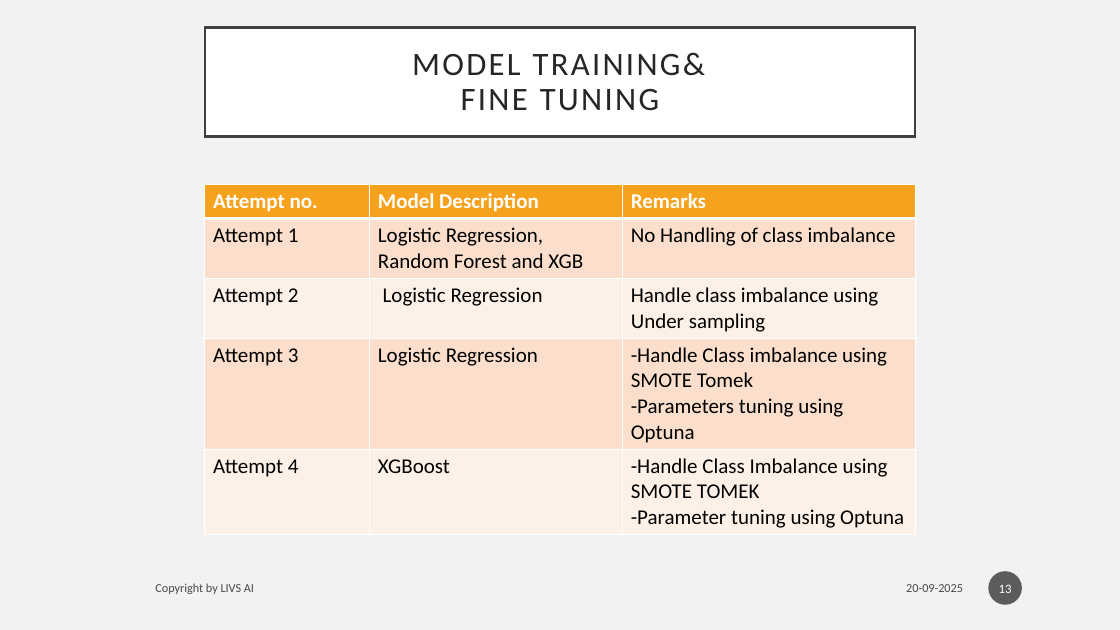
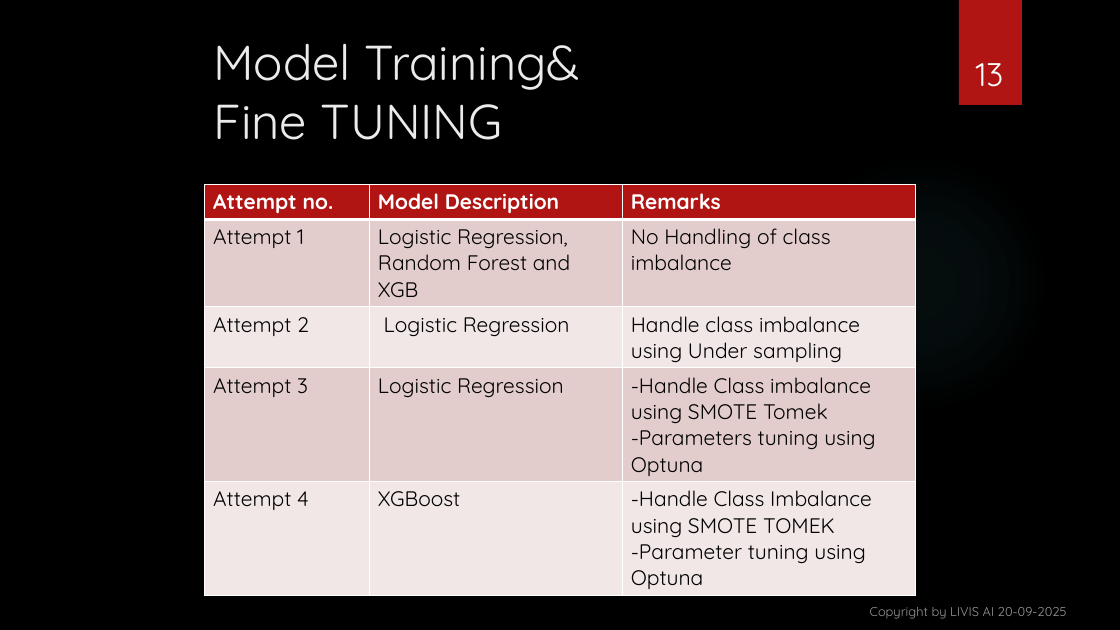
Before and after one commit to vishant1203/Development-of-Credit-Risk-Model-for-Lauki-Finance, a slide deck: slide 13 of presentation/Development of Credit Risk Model for ‘LZ.pptx. Drawn at 1120x630 pixels with LibreOffice and Linux fonts; fonts in the diff are those of the drawing; background and template pictures are left out. Boxes give left, top, right and bottom in pixels: in the first picture for what was removed or moved away, otherwise in the second. Text is boxed around its words. In the diff, an @@ line names an element or a change of style, - is before the commit and + after.

```diff
--- a/presentation/Development of Credit Risk Model for ‘LZ.pptx
+++ b/presentation/Development of Credit Risk Model for ‘LZ.pptx
@@ background #F2F2F2 to picture (left out) @@
@@ title "Model Training& Fine TUNING": place and size @@
-title "Model Training& Fine TUNING" at box(205, 28, 915, 137)
+title "Model Training& Fine TUNING" at box(213, 43, 580, 140)
@@ title "Model Training& Fine TUNING" at box(213, 43, 580, 140): vertical alignment middle to top; fill #FFFFFF to none; outline #404040 2.5 pt to none @@
@@ page number: place and size @@
-page number at box(989, 571, 1023, 605)
+page number at box(976, 63, 1004, 87)
@@ page number at box(976, 63, 1004, 87): size 11 to 28 pt, font Calibri to Quicksand; vertical alignment middle to bottom; fill #1D1D1D at 70% opacity to none @@
@@ rectangle added at box(959, 0, 1022, 105), fill #B01513 @@
@@ title at box(213, 43, 580, 140): text changed; size 28 to 42 pt; font Calibri to Quicksand; text colour #262626 to #EBEBEB @@
-MODEL TRAINING&
-FINE TUNING
+Model Training&
+Fine TUNING
@@ ellipse added at box(791, 154, 1049, 413), fill gradient #50B9C1 @@
@@ table at box(205, 185, 915, 593) @@
@@ fill #F6A21D to #B01513 in row 1 @@
@@ fill #FBE0CD to #E4CCCC in 6 cells @@
@@ fill #FDF0E8 to #F2E8E7 in 6 cells @@
@@ font Calibri to Quicksand @@
@@ text removed at box(155, 583, 254, 594) @@
-Copyright by LIVS AI
@@ text "Copyright by LIVIS AI 20-09-2025" at box(870, 607, 1067, 619): vertical alignment middle to bottom @@
@@ text at box(870, 607, 1067, 619): text changed; size 10.5 to 11 pt; font Calibri to Quicksand; text colour #000000 at 70% opacity to #FFFFFF at 60% opacity @@
-20-09-2025
+Copyright by LIVIS AI 20-09-2025
```
Also in this commit, not shown: 16 other slides changed.
